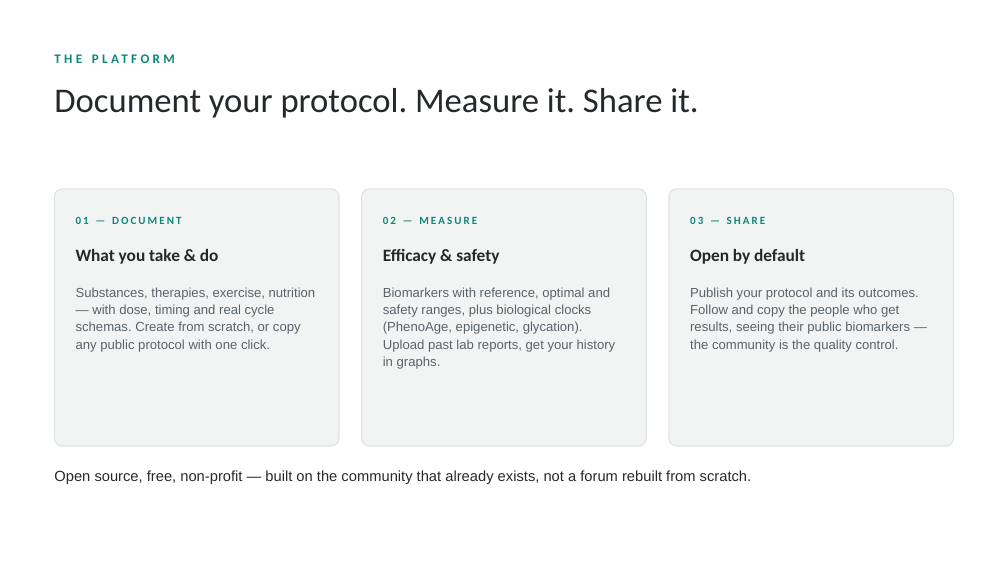
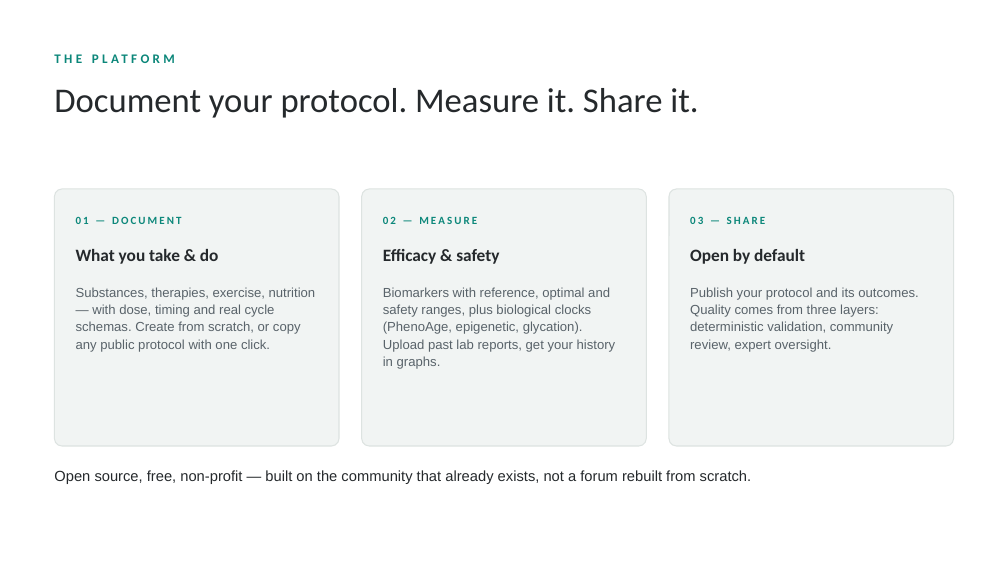
Before and after one commit to hackingbiology/biohackit, a slide deck: slide 6 of docs/presentation/biohackit-deck.pptx (slide 5 before the commit). Drawn at 1008x567 pixels with LibreOffice and Linux fonts; fonts in the diff are those of the drawing. Boxes give left, top, right and bottom in pixels: in the first picture for what was removed or moved away, otherwise in the second. Text is boxed around its words. In the diff, an @@ line names an element or a change of style, - is before the commit and + after.

```diff
--- a/docs/presentation/biohackit-deck.pptx
+++ b/docs/presentation/biohackit-deck.pptx
@@ text at (690,287,918,352): text changed @@
-Publish your protocol and its outcomes. Follow and copy the people who get results, seeing their public biomarkers — the community is the quality control.
+Publish your protocol and its outcomes. Quality comes from three layers: deterministic validation, community review, expert oversight.
```
Also in this commit, not shown: 7 other slides changed, 6 slides added, 5 slides removed, 1 other file.
